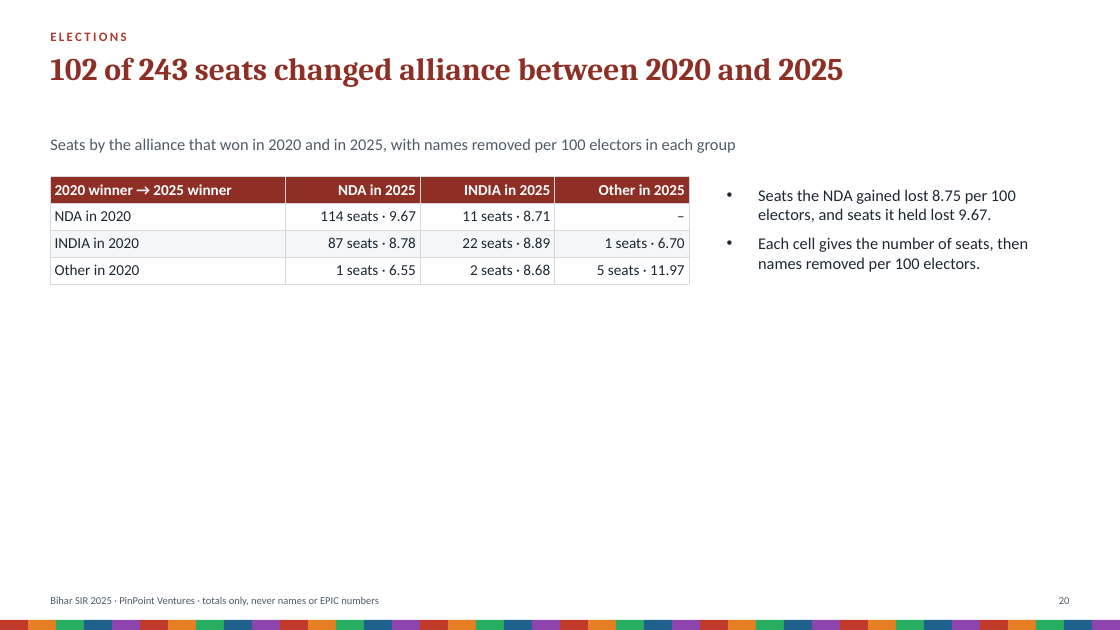
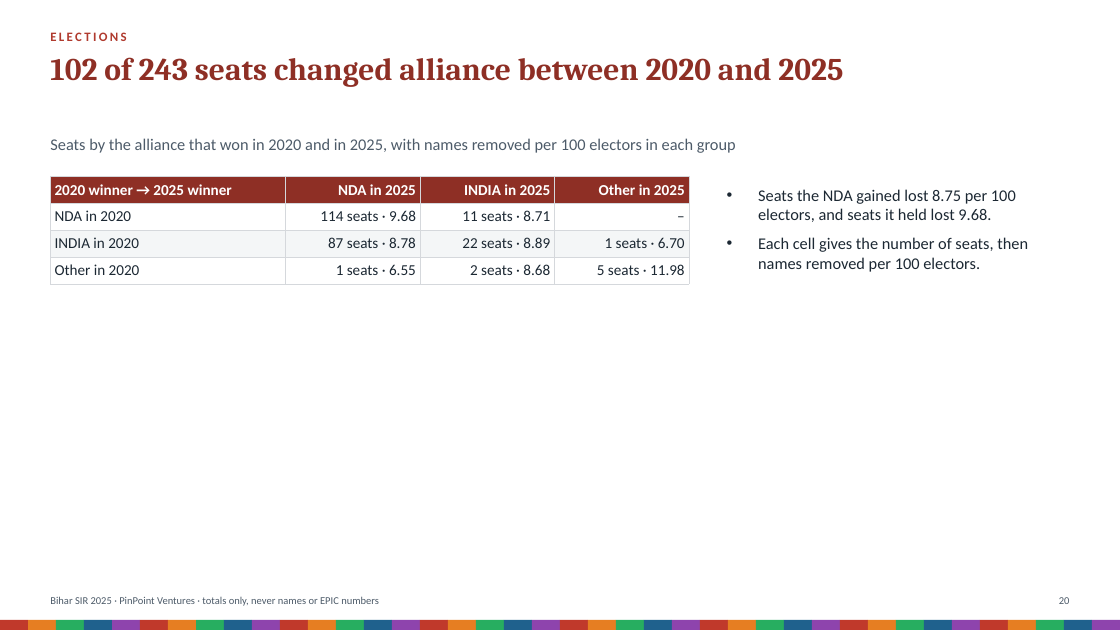
Before and after one commit to Varnasr/INDIA-DATA, a slide deck: slide 20 of reports/bihar-sir-2025-deck.pptx. Drawn at 1120x630 pixels with LibreOffice and Linux fonts; fonts in the diff are those of the drawing. Boxes give left, top, right and bottom in pixels: in the first picture for what was removed or moved away, otherwise in the second. Text is boxed around its words. In the diff, an @@ line names an element or a change of style, - is before the commit and + after.

```diff
--- a/reports/bihar-sir-2025-deck.pptx
+++ b/reports/bihar-sir-2025-deck.pptx
@@ table at box(50, 176, 689, 279) @@
-row 2, column 2: 114 seats · 9.67
+row 2, column 2: 114 seats · 9.68
-row 4, column 4: 5 seats · 11.97
+row 4, column 4: 5 seats · 11.98
@@ text at box(758, 189, 1016, 222): text changed @@
-• Seats the NDA gained lost 8.75 per 100 electors, and seats it held lost 9.67.
+• Seats the NDA gained lost 8.75 per 100 electors, and seats it held lost 9.68.
```
Also in this commit, not shown: 5 other slides changed, 50 other files.
